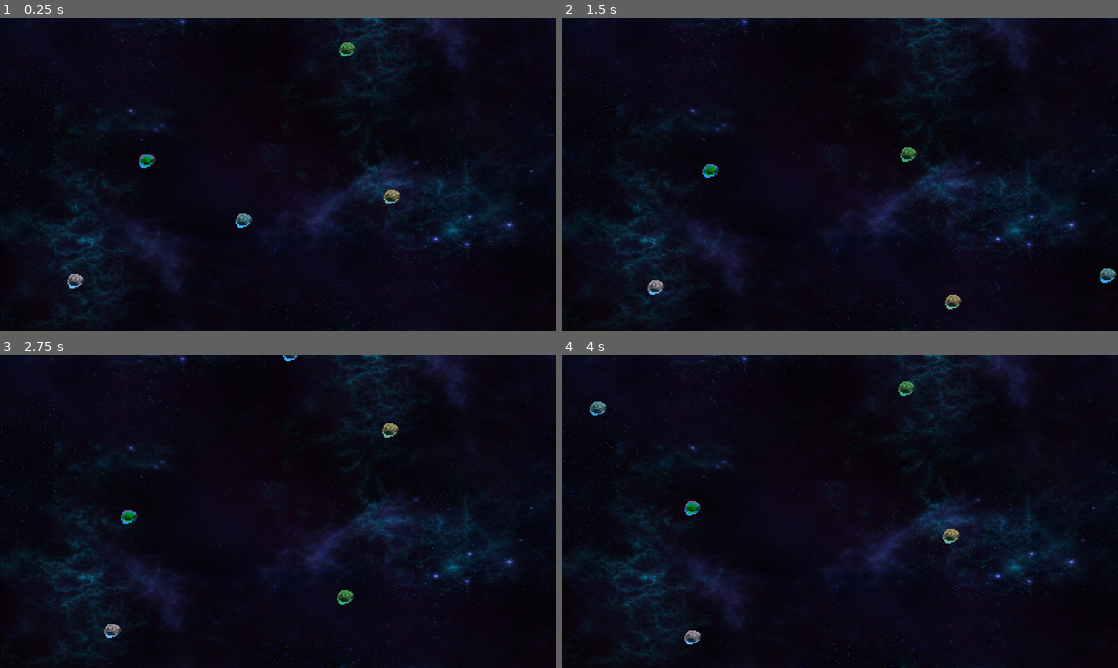
Above: before the commit, frames 1-4 (two rows, left to right).
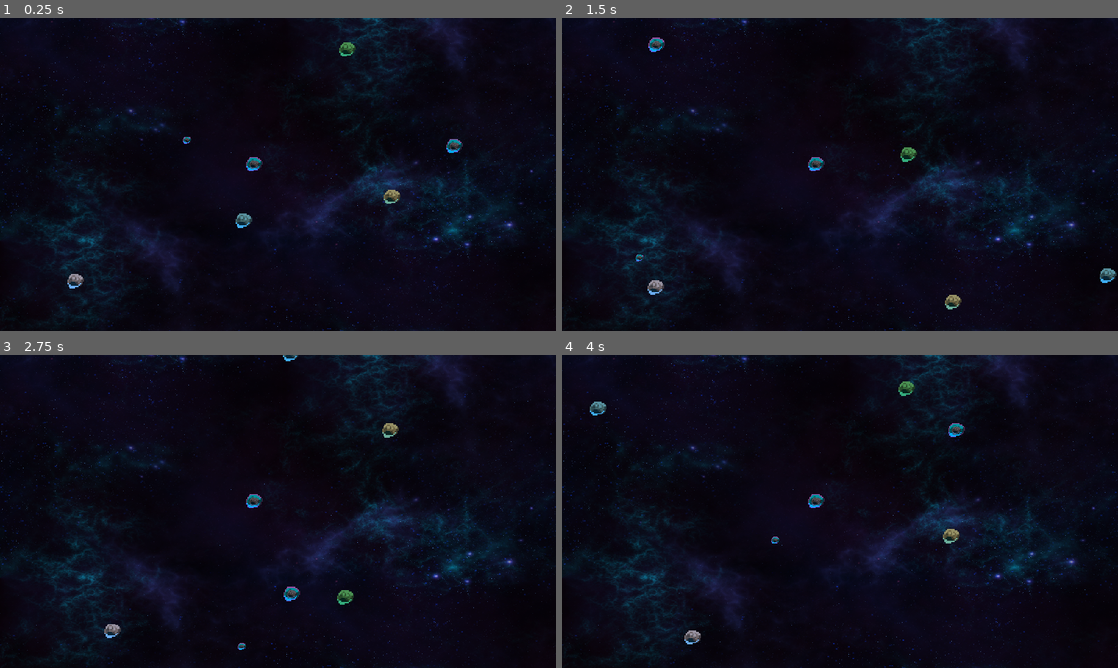
Above: after the commit, the same moments.

Repository: BuggyOffmoz/Space-Survivors
Game: Godot game, scene res://TestLab/EnemyLab/LinearMovementLab.tscn
Same seed, same stepped clock (60 frames per second), same inputs: the game is played once before the commit and once after it. This scene is started directly instead of the project's main scene.
Inputs (mouse positions are in pixels of both pictures, inside the frame that each line leads up to):
- Up to frame 1 (0.25 s): no input
- Up to frame 2 (1.5 s): tap Enter (Enter) at 0.5, 0.6 s; move the mouse to (962, 158) at 0.52 s; hold D (K_Right) 0.53-1.28 s; click (962, 158) at 0.67 s; move the mouse to (728, 190) at 1.27 s; hold S (K_Down) from 1.28 s (still down); tap Space (Special) at 1.35 s
- Up to frame 3 (2.75 s): move the mouse to (333, 442) at 2.02 s; release S (K_Down) at 2.03 s; hold D (K_Right) from 2.03 s (still down); tap Enter (Enter) at 2.1 s
- Up to frame 4 (4 s): move the mouse to (812, 574) at 2.77 s; release D (K_Right) at 2.78 s; hold W (K_Up) 2.78-3.53 s; tap Space (Special) at 2.85 s; click (812, 574) at 2.92 s; move the mouse to (1006, 558) at 3.52 s; hold A (K_Left) from 3.53 s (still down); tap Enter (Enter) at 3.6 s

The runs differ from the first frame. In frame 1, 0.3% of the frame differs, in the area x 25-84%, y 38-49%; in frame 2, 0.3%; in frame 3, 0.3%; in frame 4, 0.3%, in the area x 22-73%, y 21-61%.

Commit message:
Improved randomWalkerComponent with several options

Diff:
--- a/TestLab/EnemyLab/Components/MovementComponent.gd
+++ b/TestLab/EnemyLab/Components/MovementComponent.gd
@@ -9,9 +9,12 @@
 	targetVector = targetVector.normalized()
 
 # Called every frame. 'delta' is the elapsed time since the previous frame.
-func _physics_process(delta):
+func _physics_process(_delta):
 	# Being called in physics_process, delta is a constant and there is no need to adjust speed for it
 	get_parent().position += targetVector.normalized() * speed
 
 func setTarget(newPosition: Vector2):
 	targetVector = newPosition
+
+func setSpeed(newSpeed):
+	speed = newSpeed
--- a/TestLab/EnemyLab/Components/RandomWalkerBehaviour.gd
+++ b/TestLab/EnemyLab/Components/RandomWalkerBehaviour.gd
@@ -1,18 +1,90 @@
+@tool
 extends Node
 
+const MAX_RANDOM_DELAY = 30
+const MAX_RANDOM_SPEED = 50
+
 @export var movementComponent: Node
+
+@export var randomDelay:= false:
+	set(value):
+		randomDelay = value
+		notify_property_list_changed()
+
+@export_range(0, 10) var delaySeconds: float
+
+@export_range(0, MAX_RANDOM_DELAY) var minRandomDelay: float
+@export_range(0, MAX_RANDOM_DELAY) var maxRandomDelay: float
+
+@export var randomSpeed:= false:
+	set(value):
+		randomSpeed = value
+		notify_property_list_changed()
+
+@export_range(0, 30) var fixedSpeed: float
+
+@export_range(0, MAX_RANDOM_SPEED) var minRandomSpeed: float
+@export_range(0, MAX_RANDOM_SPEED) var maxRandomSpeed: float
+
+var currentDelay
+var currentSpeed
+var secondsSinceDelay = 0.0
+
+
 var rng = RandomNumberGenerator.new()
 
 # Called when the node enters the scene tree for the first time.
 func _ready():
-	pass # Replace with function body.
+	print(movementComponent)
 
 
 # Called every frame. 'delta' is the elapsed time since the previous frame.
+@warning_ignore("unused_parameter")
 func _process(delta):
 	pass
 
 func _physics_process(delta):
-	var newMovementVector = Vector2(rng.randf_range(-1, 1), rng.randf_range(-1, 1))
+	if not Engine.is_editor_hint():
+		if randomDelay:
+			currentDelay = rng.randf_range(minRandomDelay, maxRandomDelay)
 
-	movementComponent.setTarget(newMovementVector)
+		else:
+			currentDelay = delaySeconds
+
+		if randomSpeed:
+			currentSpeed = rng.randf_range(minRandomSpeed, maxRandomSpeed)
+		else:
+			currentSpeed = fixedSpeed
+
+		secondsSinceDelay += delta
+
+		if secondsSinceDelay >= currentDelay:
+			var newMovementVector = Vector2(rng.randf_range(-1, 1), rng.randf_range(-1, 1))
+
+			movementComponent.setTarget(newMovementVector)
+			movementComponent.setSpeed(currentSpeed)
+
+			secondsSinceDelay = 0.0
+
+func _validate_property(property: Dictionary):
+	if property.name == "delaySeconds" and randomDelay:
+		property.usage = PROPERTY_USAGE_NO_EDITOR
+
+	if property.name == "fixedSpeed" and randomSpeed:
+		property.usage = PROPERTY_USAGE_NO_EDITOR
+
+	if property.name == "minRandomDelay":
+		if  not randomDelay:
+			property.usage = PROPERTY_USAGE_NO_EDITOR
+
+	if property.name == "maxRandomDelay":
+		if  not randomDelay:
+			property.usage = PROPERTY_USAGE_NO_EDITOR
+
+	if property.name == "minRandomSpeed":
+		if  not randomSpeed:
+			property.usage = PROPERTY_USAGE_NO_EDITOR
+
+	if property.name == "maxRandomSpeed":
+		if  not randomSpeed:
+			property.usage = PROPERTY_USAGE_NO_EDITOR
--- a/TestLab/EnemyLab/Components/RandomWalkerBehaviour.tscn
+++ b/TestLab/EnemyLab/Components/RandomWalkerBehaviour.tscn
@@ -4,3 +4,7 @@
 
 [node name="RandomWalkerBehaviour" type="Node"]
 script = ExtResource("1_3jofx")
+minRandomDelay = null
+maxRandomDelay = null
+minRandomSpeed = null
+maxRandomSpeed = null
--- a/TestLab/EnemyLab/LinearMovementLab.tscn
+++ b/TestLab/EnemyLab/LinearMovementLab.tscn
@@ -17,6 +17,7 @@
 
 [node name="TestEnemy" parent="." instance=ExtResource("1_q4flr")]
 position = Vector2(340.082, 328.836)
+scale = Vector2(0.5, 0.5)
 
 [node name="EnemySprite" parent="TestEnemy/Graphics" index="0"]
 modulate = Color(1, 0.541176, 1, 1)
@@ -29,8 +30,8 @@
 region_rect = Rect2(131.009, 226.715, 24.6748, 29.2846)
 
 [node name="EnemySprite3" type="Sprite2D" parent="TestEnemy/Graphics" index="2"]
-modulate = Color(0, 1, 0.227451, 1)
-scale = Vector2(1.97, 1.97)
+modulate = Color(0.592157, 0.592157, 0.592157, 1)
+scale = Vector2(1.705, 1.705)
 texture = ExtResource("3_bn7uy")
 region_enabled = true
 region_rect = Rect2(131.009, 226.715, 24.6748, 29.2846)
@@ -40,6 +41,79 @@
 
 [node name="RandomWalkerBehaviour" parent="TestEnemy" node_paths=PackedStringArray("movementComponent") instance=ExtResource("3_74swo")]
 movementComponent = NodePath("../MovementComponent")
+randomDelay = true
+delaySeconds = 0.179
+minRandomDelay = null
+maxRandomDelay = 16.051
+randomSpeed = true
+fixedSpeed = 20.767
+minRandomSpeed = 9.395
+maxRandomSpeed = 26.752
+
+[node name="TestEnemy7" parent="." instance=ExtResource("1_q4flr")]
+position = Vector2(579, 342)
+
+[node name="EnemySprite" parent="TestEnemy7/Graphics" index="0"]
+modulate = Color(1, 0.541176, 1, 1)
+
+[node name="EnemySprite2" type="Sprite2D" parent="TestEnemy7/Graphics" index="1"]
+modulate = Color(0, 1, 1, 1)
+scale = Vector2(2.635, 2.635)
+texture = ExtResource("3_bn7uy")
+region_enabled = true
+region_rect = Rect2(131.009, 226.715, 24.6748, 29.2846)
+
+[node name="EnemySprite3" type="Sprite2D" parent="TestEnemy7/Graphics" index="2"]
+modulate = Color(0.592157, 0.592157, 0.592157, 1)
+scale = Vector2(1.705, 1.705)
+texture = ExtResource("3_bn7uy")
+region_enabled = true
+region_rect = Rect2(131.009, 226.715, 24.6748, 29.2846)
+
+[node name="MovementComponent" parent="TestEnemy7" index="2"]
+speed = 6.8
+
+[node name="RandomWalkerBehaviour" parent="TestEnemy7" node_paths=PackedStringArray("movementComponent") instance=ExtResource("3_74swo")]
+movementComponent = NodePath("../MovementComponent")
+minRandomDelay = null
+maxRandomDelay = null
+randomSpeed = true
+fixedSpeed = 30.0
+minRandomSpeed = null
+maxRandomSpeed = null
+
+[node name="TestEnemy6" parent="." instance=ExtResource("1_q4flr")]
+position = Vector2(955, 344)
+
+[node name="EnemySprite" parent="TestEnemy6/Graphics" index="0"]
+modulate = Color(1, 0.541176, 1, 1)
+
+[node name="EnemySprite2" type="Sprite2D" parent="TestEnemy6/Graphics" index="1"]
+modulate = Color(0, 1, 1, 1)
+scale = Vector2(2.635, 2.635)
+texture = ExtResource("3_bn7uy")
+region_enabled = true
+region_rect = Rect2(131.009, 226.715, 24.6748, 29.2846)
+
+[node name="EnemySprite3" type="Sprite2D" parent="TestEnemy6/Graphics" index="2"]
+modulate = Color(0.592157, 0.592157, 0.592157, 1)
+scale = Vector2(1.705, 1.705)
+texture = ExtResource("3_bn7uy")
+region_enabled = true
+region_rect = Rect2(131.009, 226.715, 24.6748, 29.2846)
+
+[node name="MovementComponent" parent="TestEnemy6" index="2"]
+speed = 6.8
+
+[node name="RandomWalkerBehaviour" parent="TestEnemy6" node_paths=PackedStringArray("movementComponent") instance=ExtResource("3_74swo")]
+movementComponent = NodePath("../MovementComponent")
+delaySeconds = 3.553
+minRandomDelay = 1.46
+maxRandomDelay = 24.127
+randomSpeed = false
+fixedSpeed = 8.946
+minRandomSpeed = null
+maxRandomSpeed = null
 
 [node name="TestEnemy2" parent="." instance=ExtResource("1_q4flr")]
 modulate = Color(0.584314, 1, 1, 1)
@@ -81,6 +155,8 @@
 position = Vector2(245, 85)
 
 [editable path="TestEnemy"]
+[editable path="TestEnemy7"]
+[editable path="TestEnemy6"]
 [editable path="TestEnemy2"]
 [editable path="TestEnemy3"]
 [editable path="TestEnemy4"]
